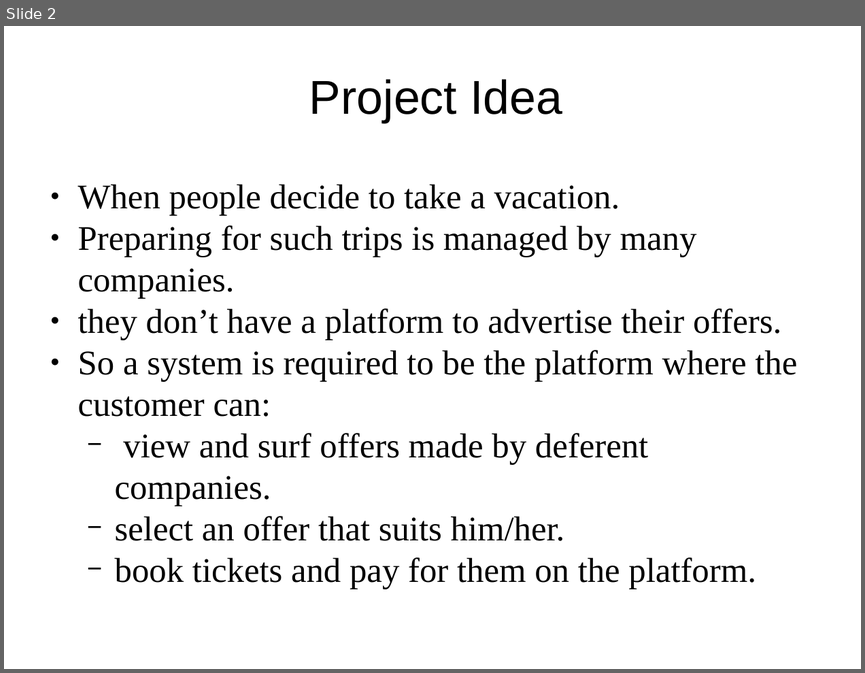
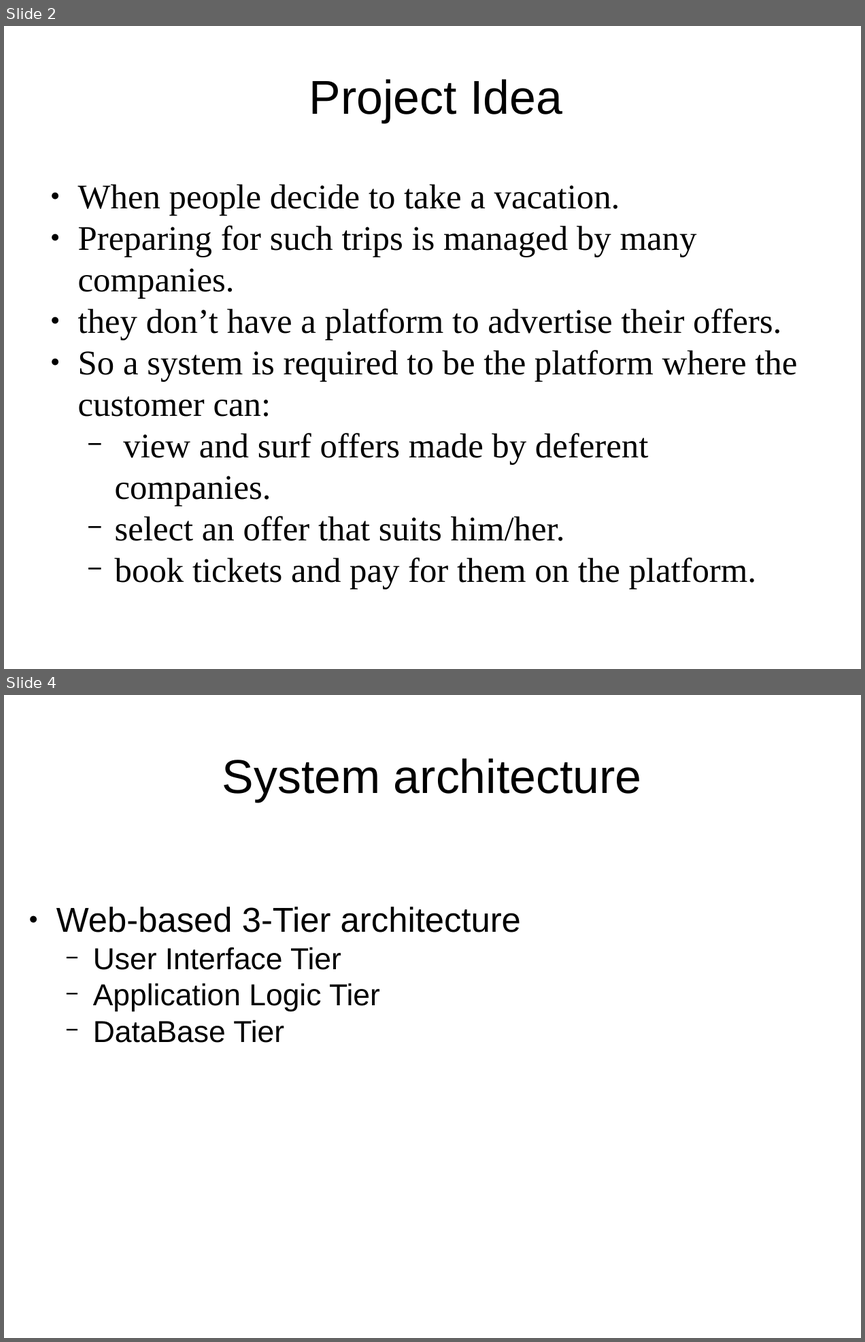
Before and after one commit to ZizoNaser/Fs7ny, a slide deck: MidYearPresentation/FCI-CU-GP-Midyear-PresentationV0.0.1.pptx. Shown one above the other, each under a label of ours: slide 2 before the commit, slides 2 and 4 after it; the slides between them are not shown. The pictures are 865x673 and 865x1342 pixels, drawn with LibreOffice and Linux fonts; fonts in the diff are those of the drawing. Boxes give left, top, right and bottom in pixels: in the first picture for what was removed or moved away, otherwise in the second. Text is boxed around its words. In the diff, an @@ line names an element or a change of style, - is before the commit and + after.

```diff
--- a/MidYearPresentation/FCI-CU-GP-Midyear-PresentationV0.0.1.pptx
+++ b/MidYearPresentation/FCI-CU-GP-Midyear-PresentationV0.0.1.pptx
@@ slide 4 added at (4,695,861,1338), background #FFFFFF @@
@@ text added at (222,758,642,802), 44 pt, text #000000 @@
+System architecture
@@ text added at (56,906,521,1042), 28 pt, text #000000 @@
+● Web-based 3-Tier architecture
+  − User Interface Tier
+  − Application Logic Tier
+  − DataBase Tier
```
Also in this commit, not shown: 2 other slides added, 4 other files.
